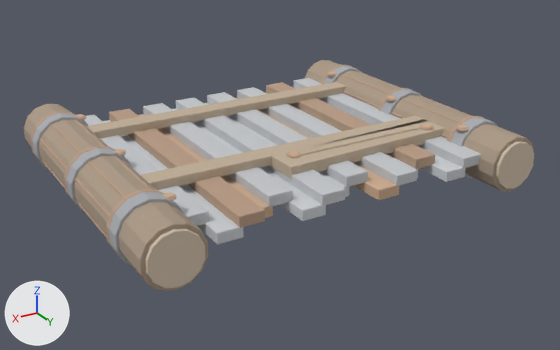
What one commit did to the FBX model Assets/GeneratedBaseItems/06_Scrap_Metal_Wall.fbx.
The view is the same before and after, from a 50 mm camera at (2.77, 6.04, 2.13) aimed at (-0.03, 1.37, -0.2). Arrows for +X, +Y and +Z are at lower left; the lights stay in place. The older version comes first.

The first picture shows '06_Scrap_Metal_Wall'.
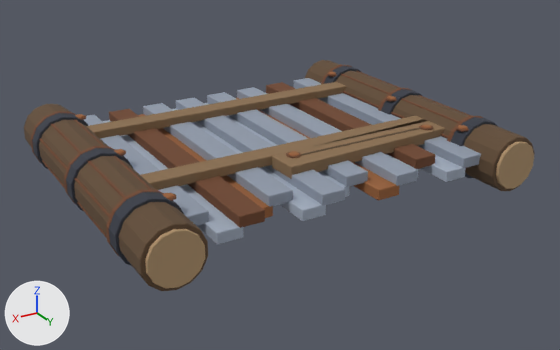
Location of each change, (x1, y1, x2, y2) in pixels of the pictures (560 x 350 px):
'06_Scrap_Metal_Wall', recoloured, surface changed (darker)
    both: (24, 60, 535, 291)

Patch to the scene script:
```diff
--- a/Assets/GeneratedBaseItems/06_Scrap_Metal_Wall.fbx.py
+++ b/Assets/GeneratedBaseItems/06_Scrap_Metal_Wall.fbx.py
@@ mat_rust___deep_brown @@
 mat_rust___deep_brown = principled_material('Rust | deep brown')
-mat_rust___deep_brown.base_color = (0.487, 0.335, 0.237)  # beige #b99d86
+mat_rust___deep_brown.base_color = (0.16, 0.06, 0.025)  # brown #6f452c
 mat_rust___deep_brown.roughness = 0.94
@@ mat_rust___orange_oxide @@
 mat_rust___orange_oxide = principled_material('Rust | orange oxide')
-mat_rust___orange_oxide.base_color = (0.626, 0.42, 0.281)  # beige #cfad90
+mat_rust___orange_oxide.base_color = (0.32, 0.12, 0.04)  # brown #996138
 mat_rust___orange_oxide.roughness = 0.94
@@ mat_wood___exposed_grain @@
 mat_wood___exposed_grain = principled_material('Wood | exposed grain')
-mat_wood___exposed_grain.base_color = (0.536, 0.432, 0.319)  # beige #c1b099
+mat_wood___exposed_grain.base_color = (0.26, 0.16, 0.08)  # brown #8b6f50
 mat_wood___exposed_grain.roughness = 0.94
@@ mat_iron___scraped_edges @@
 mat_iron___scraped_edges = principled_material('Iron | scraped edges')
-mat_iron___scraped_edges.base_color = (0.562, 0.579, 0.603)  # light grey #c6c8cc
+mat_iron___scraped_edges.base_color = (0.38, 0.43, 0.52)  # light grey #a6afbf
 mat_iron___scraped_edges.roughness = 0.94
+mat_iron___scraped_edges.metallic = 0.55
@@ mat_titanium___bright_bevel @@
 mat_titanium___bright_bevel = principled_material('Titanium | bright bevel')
-mat_titanium___bright_bevel.base_color = (0.611, 0.633, 0.662)  # light grey #cdd0d5
+mat_titanium___bright_bevel.base_color = (0.477, 0.538, 0.638)  # pale blue #b8c2d1
 mat_titanium___bright_bevel.roughness = 0.94
+mat_titanium___bright_bevel.metallic = 0.55
@@ mat_iron___dark_forged_steel @@
 mat_iron___dark_forged_steel = principled_material('Iron | dark forged steel')
-mat_iron___dark_forged_steel.base_color = (0.394, 0.407, 0.432)  # grey #a8abb0
+mat_iron___dark_forged_steel.base_color = (0.038, 0.044, 0.062)  # greyish blue #373b46
 mat_iron___dark_forged_steel.roughness = 0.94
@@ mat_wood___charred_and_stained @@
 mat_wood___charred_and_stained = principled_material('Wood | charred and stained')
-mat_wood___charred_and_stained.base_color = (0.407, 0.319, 0.237)  # beige #ab9986
+mat_wood___charred_and_stained.base_color = (0.12, 0.07, 0.035)  # brown #614b35
 mat_wood___charred_and_stained.roughness = 0.94
@@ mat_wood___cut_end @@
 mat_wood___cut_end = principled_material('Wood | cut end')
-mat_wood___cut_end.base_color = (0.655, 0.545, 0.42)  # beige #d4c3ad
-mat_wood___cut_end.roughness = 0.94
+mat_wood___cut_end.base_color = (0.45, 0.3, 0.16)  # brown #b3956f
+mat_wood___cut_end.roughness = 0.9
```
